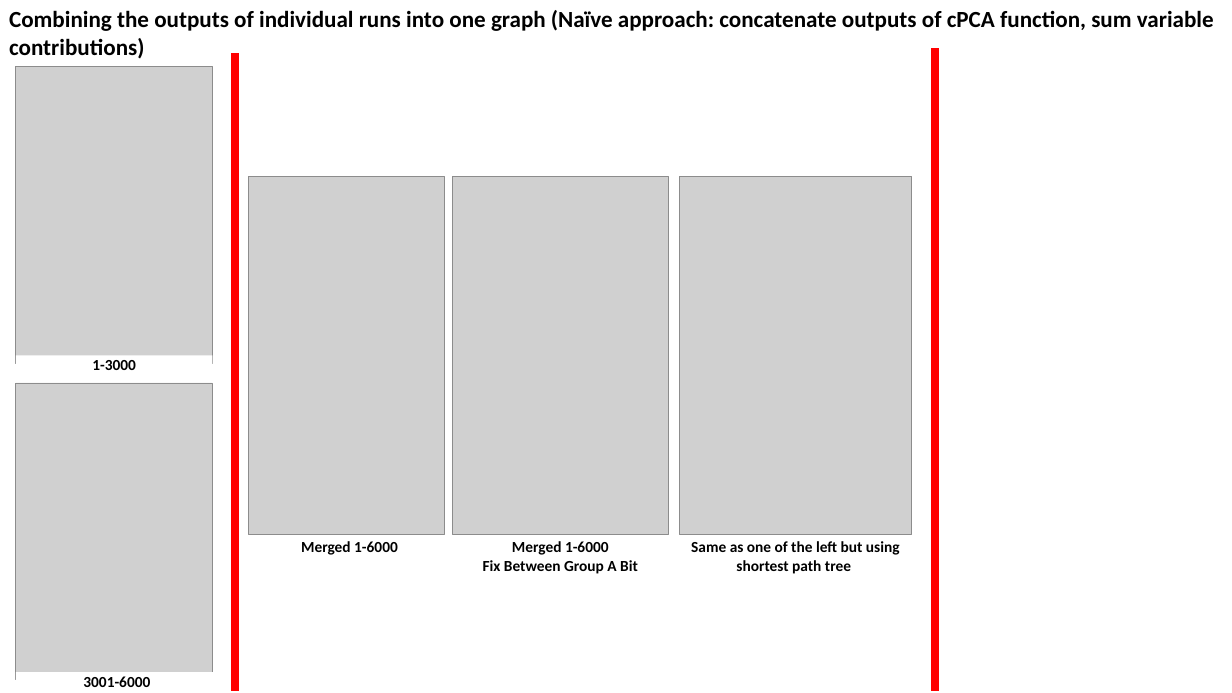
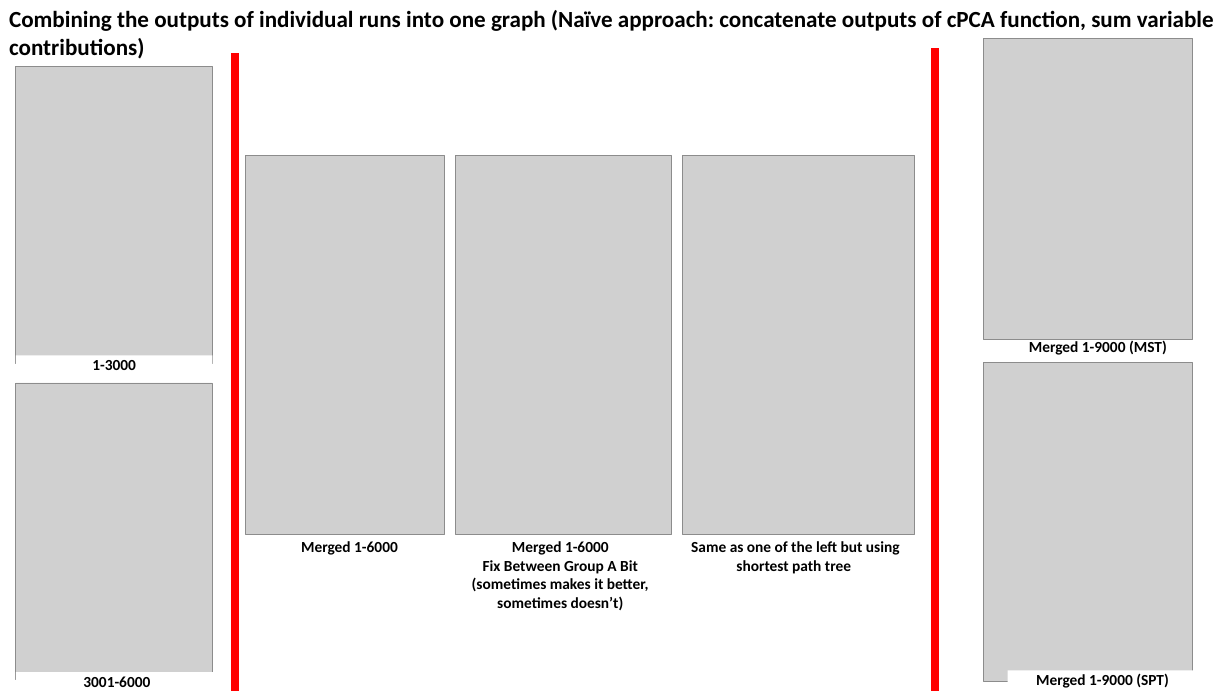
Before and after one commit to zhaohanxiong/OxfordCVM, a slide deck: slide 17 of job_results.pptx. Drawn at 1232x693 pixels with LibreOffice and Linux fonts; fonts in the diff are those of the drawing; grey boxes stand for pictures. Boxes give left, top, right and bottom in pixels: in the first picture for what was removed or moved away, otherwise in the second. Text is boxed around its words. In the diff, an @@ line names an element or a change of style, - is before the commit and + after.

Commit message:
fixed bugs, succesfully merged 9000 patient from 3 runs into single model

```diff
--- a/job_results.pptx
+++ b/job_results.pptx
@@ picture added at (x1=983, y1=38, x2=1193, y2=339) @@
@@ picture resized from (x1=249, y1=177, x2=445, y2=535) to (x1=246, y1=155, x2=445, y2=534) @@
@@ picture resized from (x1=453, y1=177, x2=669, y2=535) to (x1=456, y1=155, x2=672, y2=534) @@
@@ picture resized from (x1=679, y1=177, x2=912, y2=535) to (x1=683, y1=155, x2=916, y2=534) @@
@@ rectangle added at (x1=1003, y1=337, x2=1193, y2=356), fill #FFFFFF, 12 pt, text #000000, bold @@
+Merged 1-9000 (MST)
@@ picture added at (x1=983, y1=363, x2=1193, y2=682) @@
@@ rectangle "Merged 1-6000" resized from (x1=445, y1=538, x2=677, y2=575) to (x1=445, y1=538, x2=677, y2=613) @@
@@ text in rectangle at (x1=472, y1=560, x2=649, y2=610): text changed @@
-Fix Between Group A Bit
+Fix Between Group A Bit (sometimes makes it better, sometimes doesn’t)
@@ rectangle added at (x1=1008, y1=671, x2=1199, y2=689), fill #FFFFFF, 12 pt, text #000000, bold @@
+Merged 1-9000 (SPT)
```
Also in this commit, not shown: 2 other files.
